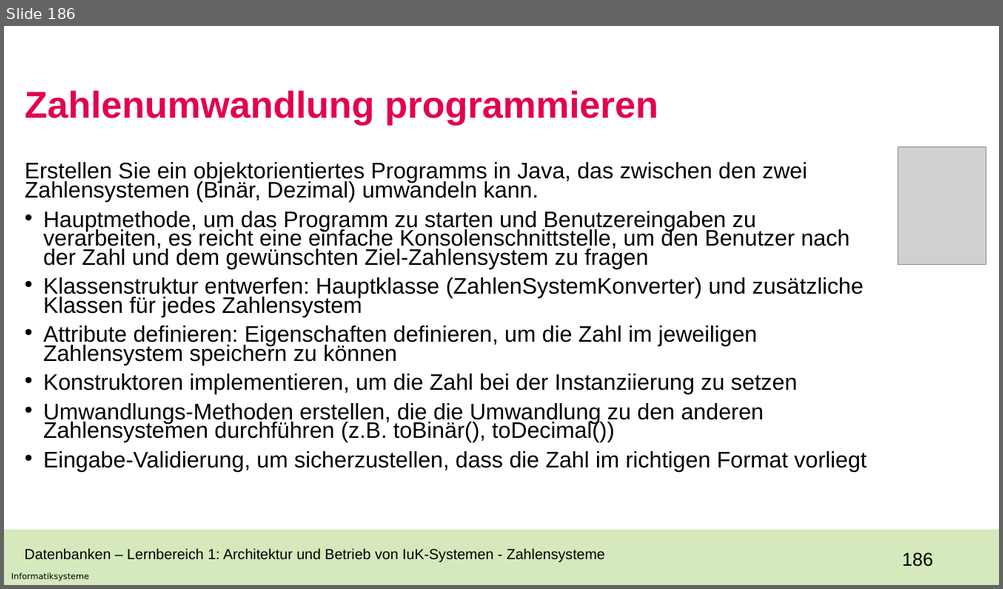
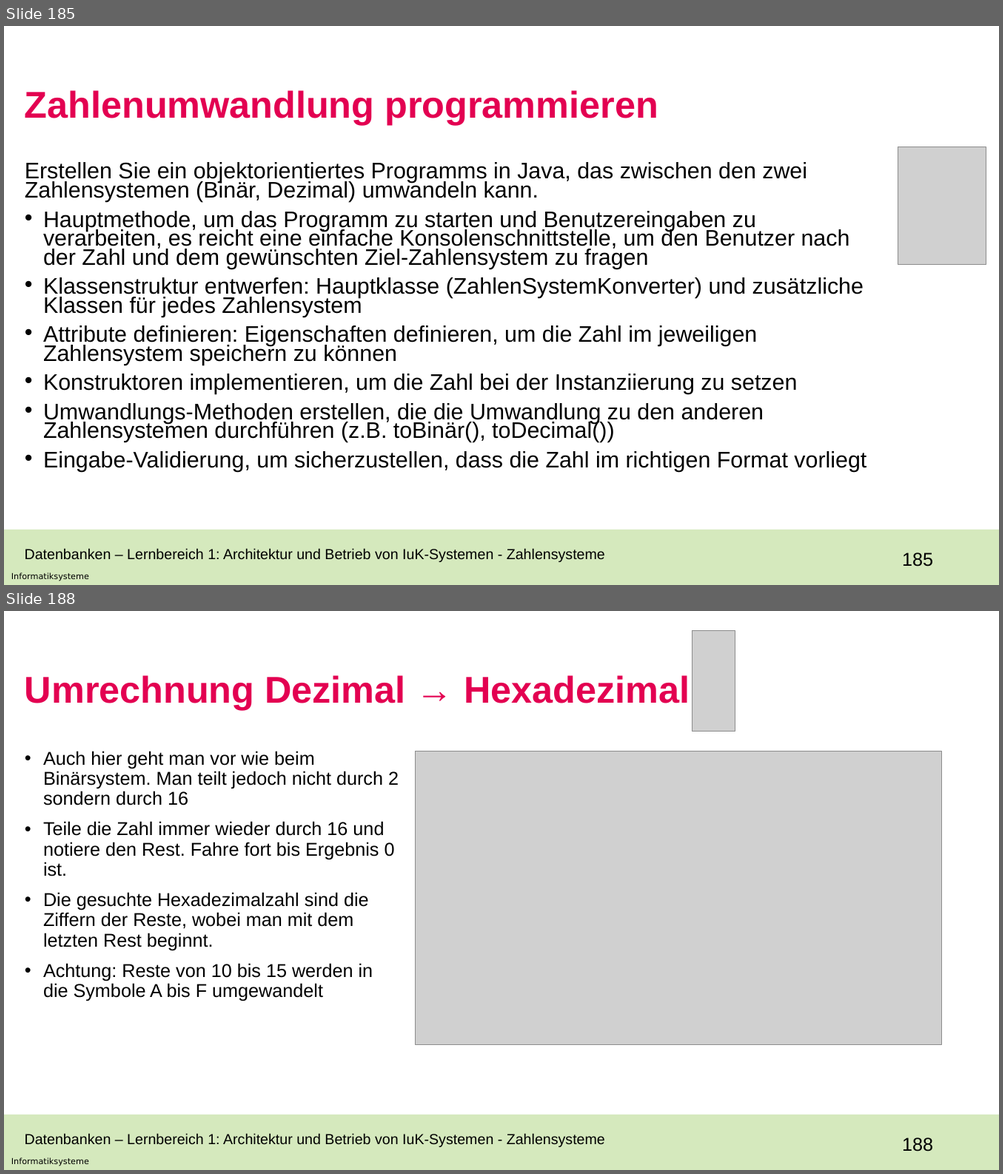
Before and after one commit to Laura-1206/Unterricht, a slide deck: BGY12_23fx.pptx. Shown one above the other, each under a label of ours: slide 186 before the commit, slides 185 and 188 after it; the slides between them are not shown. The pictures are 1003x589 and 1003x1174 pixels, drawn with LibreOffice and Linux fonts; fonts in the diff are those of the drawing; grey boxes stand for pictures; background and template pictures are left out. Boxes give left, top, right and bottom in pixels: in the first picture for what was removed or moved away, otherwise in the second. Text is boxed around its words. In the diff, an @@ line names an element or a change of style, - is before the commit and + after.

```diff
--- a/BGY12_23fx.pptx
+++ b/BGY12_23fx.pptx
@@ slide 188 added at (4,611,999,1170), background #FFFFFF; not listed: 3 template elements that a slide beside it also shows @@
@@ picture added at (692,630,734,731) @@
@@ title added at (25,675,689,710), 36 pt, text #E30051, bold @@
+Umrechnung Dezimal → Hexadezimal
@@ text added at (43,751,398,1002), 18 pt, text #000000 @@
+• Auch hier geht man vor wie beim Binärsystem. Man teilt jedoch nicht durch 2 sondern durch 16
+• Teile die Zahl immer wieder durch 16 und notiere den Rest. Fahre fort bis Ergebnis 0 ist.
+• Die gesuchte Hexadezimalzahl sind die Ziffern der Reste, wobei man mit dem letzten Rest beginnt.
+• Achtung: Reste von 10 bis 15 werden in die Symbole A bis F umgewandelt
@@ picture added at (415,752,941,1045) @@
@@ text added at (25,1133,605,1147), 14 pt, text #000000 @@
+Datenbanken – Lernbereich 1: Architektur und Betrieb von IuK-Systemen - Zahlensysteme
@@ what was slide 186 is now slide 185 @@
@@ page number at (902,553,933,567): text changed @@
-186
+185
```
Also in this commit, not shown: 1 slide changed, 66 other slides added, 1 slide removed.
